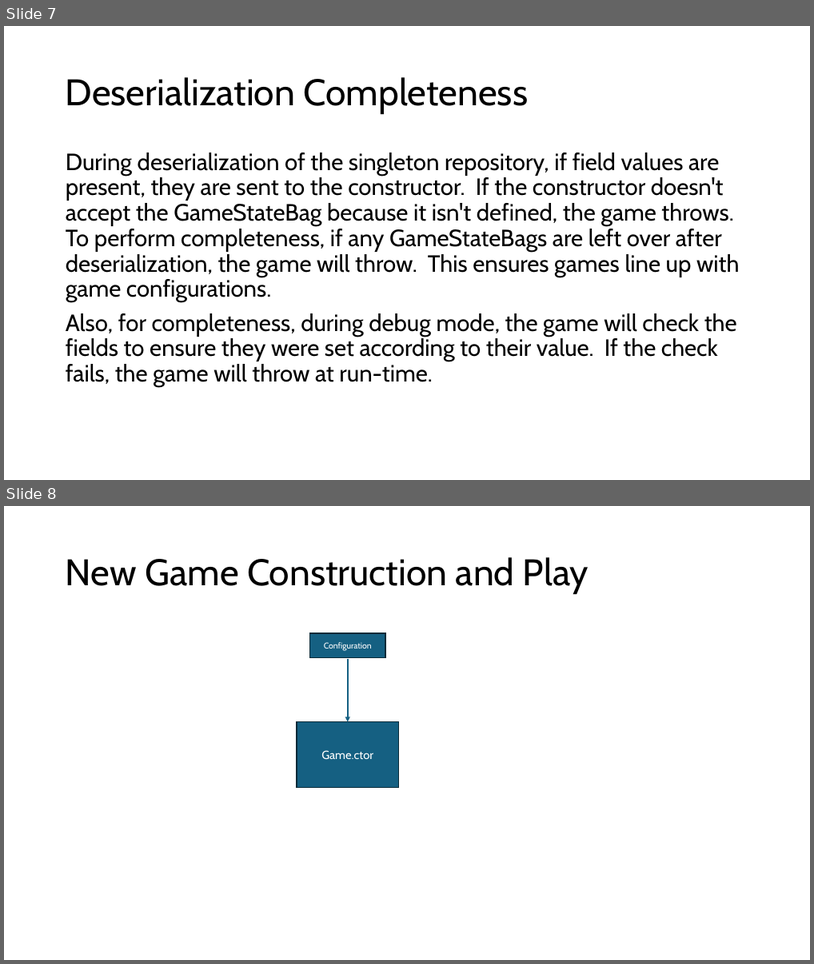
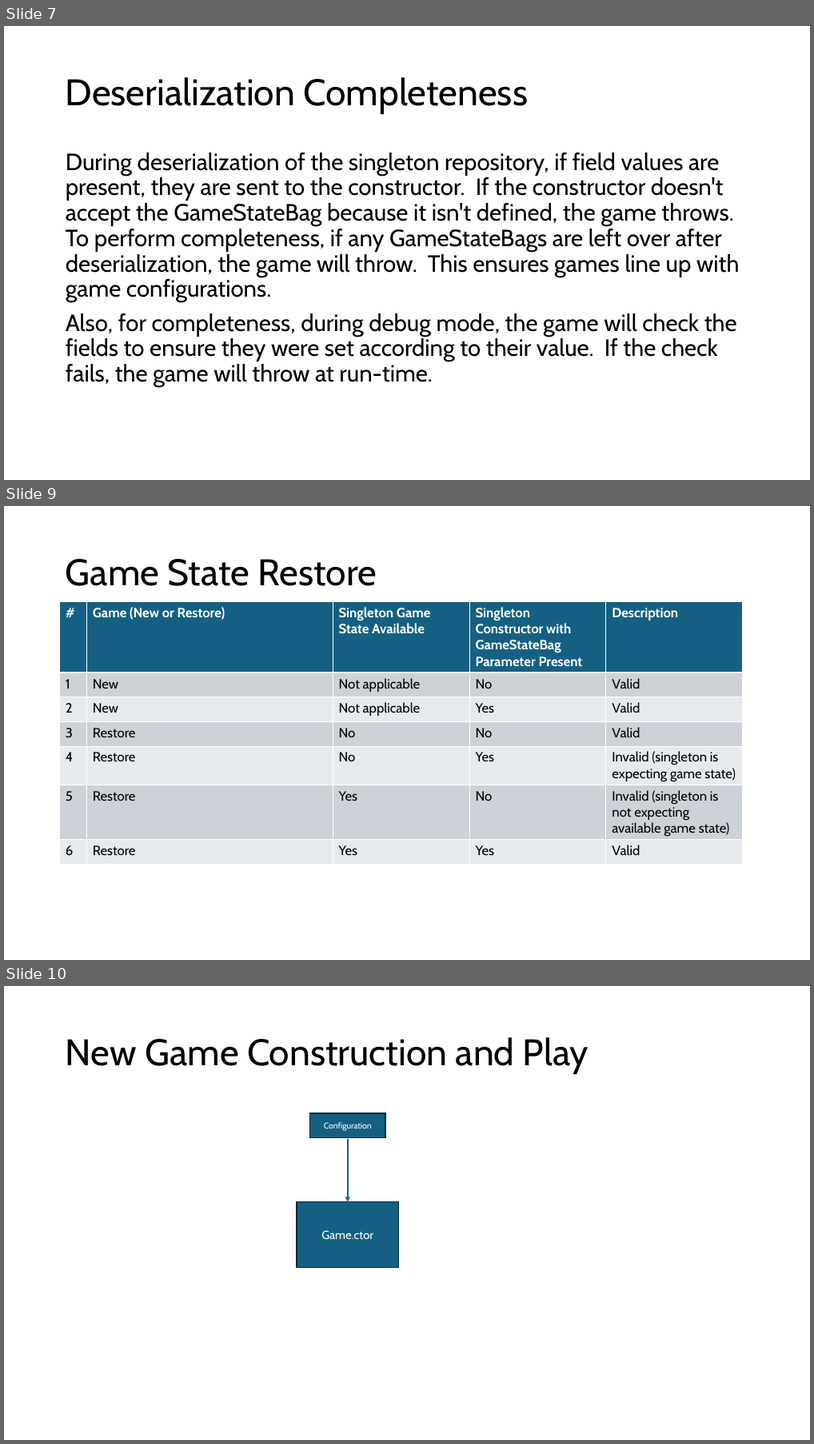
Before and after one commit to marcjohnston/AngbandOS, a slide deck: Documents/Object Property Design and Binding.pptx. Shown one above the other, each under a label of ours: slides 7 and 8 before the commit, slides 7, 9 and 10 after it; the slides between them are not shown. The pictures are 814x964 and 814x1444 pixels, drawn with LibreOffice and Linux fonts; fonts in the diff are those of the drawing. Boxes give left, top, right and bottom in pixels: in the first picture for what was removed or moved away, otherwise in the second. Text is boxed around its words. In the diff, an @@ line names an element or a change of style, - is before the commit and + after.

```diff
--- a/Documents/Object Property Design and Binding.pptx
+++ b/Documents/Object Property Design and Binding.pptx
@@ slide 9 added at (4,506,810,960), background #FFFFFF @@
@@ title added at (66,559,377,586), 44 pt, text #000000 @@
+Game State Restore
@@ table added at (60,601,743,880), 7 rows, 5 columns @@
+# | Game (New or Restore) | Singleton Game State Available | Singleton Constructor with GameStateBag Parameter Present | Description
+1 | New | Not applicable | No | Valid
+2 | New | Not applicable | Yes | Valid
+3 | Restore | No | No | Valid
+4 | Restore | No | Yes | Invalid (singleton is expecting game state)
+5 | Restore | Yes | No | Invalid (singleton is not expecting available game state)
+6 | Restore | Yes | Yes | Valid
@@ what was slide 8 is now slide 10 @@
```
Also in this commit, not shown: 1 other slide added.
